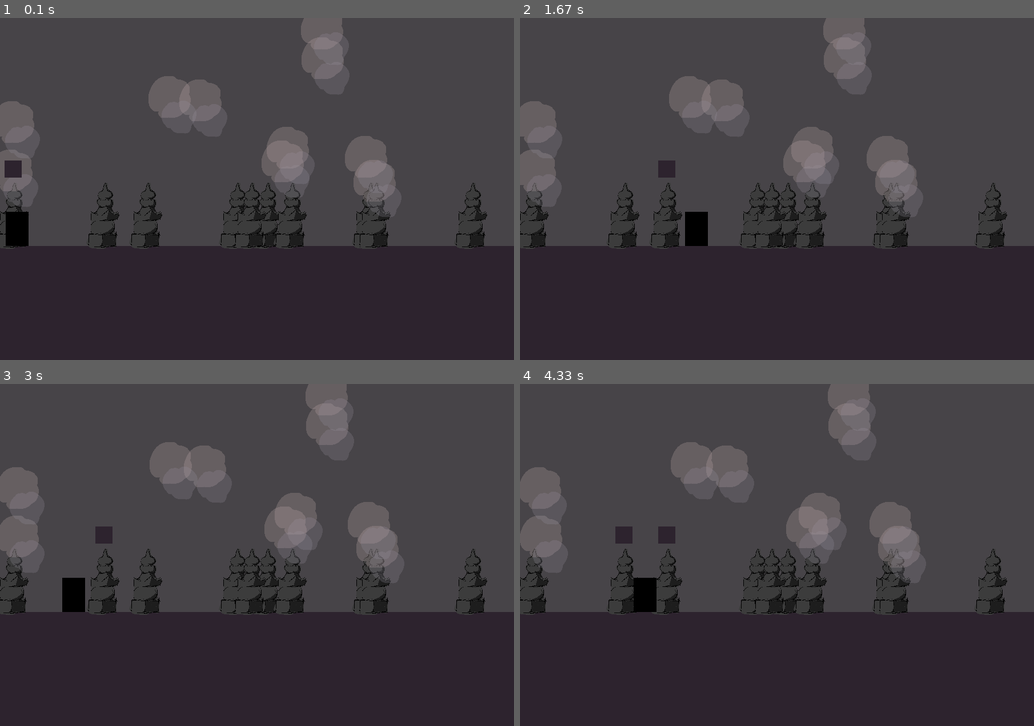
Above: before the commit, frames 1-4 (two rows, left to right).
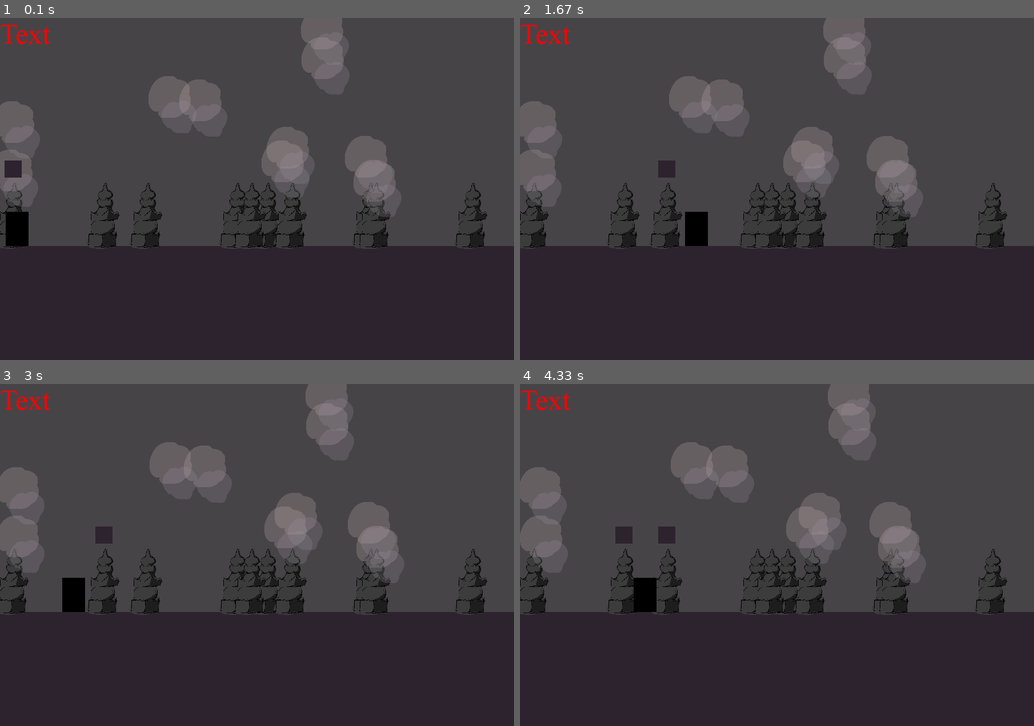
Above: after the commit, the same moments.

Repository: Lekitio/Pygame-first-game
Game: pygame game, started from main tutorial.py
The game is run twice, just before and just after one commit, with the same random seed, the same clock (stepped at 60 frames per second) and the same inputs.
Inputs:
- Up to frame 1 (0.1 s): no input
- Up to frame 2 (1.67 s): tap Z at 0.33 s; hold Right 0.67-1.13 s; hold Right 1.17-1.63 s
- Up to frame 3 (3 s): hold Left 1.67-2.2 s; hold Left 2.23-2.63 s; hold Right from 2.67 s (still down)
- Up to frame 4 (4.33 s): release Right at 3.3 s; hold Left 3.33-3.8 s; hold Right 3.83-4.3 s

The runs differ from the first frame. In frame 1, 0.2% of the frame differs, in the area x 0-10%, y 2-8%; in frame 2, 0.2%; in frame 3, 0.2%; in frame 4, 0.2%.

Commit message:
Realized I was calling self.rect.centery += self.velocity.y * delta_time twice in the code. Debugged and removed the one in the jump() method and adjusted the jump constants to recalibrate the jumping vibe

Diff:
--- a/main tutorial.py
+++ b/main tutorial.py
@@ -2,38 +2,6 @@
 from os.path import join
 from random import randint
 
-pygame.init()
-#"gets pygame started up"
-
-## Pygame display info: https://www.pygame.org/docs/ref/display.html#pygame.display.init
-WIDTH = 900
-HEIGHT = 600
-main_display = pygame.display.set_mode((WIDTH, HEIGHT))
-#this creates a screen, set_mode specifically
-
-pygame.display.set_caption("Game name")
-#this gives the window a name
-
-#importing all images
-japanese_pillar_1_surf = pygame.image.load(join("images", "Japanese_rock_pillar1.png")).convert_alpha()
-fog_nr_1_surf = pygame.image.load(join("images", "fog_nr_1.png")).convert_alpha()
-font = pygame.font.Font(None, 50)
-text_surf = font.render("Text", True, "red")
-
-clock = pygame.time.Clock() #caps the framerate, Otherwise it runs infinitely fast
-
-
-GRAVITY = 700
-
-def in_frame_checker(name, HEIGHT, WIDTH):
-    if name.rect.bottom >= HEIGHT:
-        name.rect.bottom = HEIGHT
-    if name.rect.top <= 0:
-        name.rect.top = 0 #gets rid of pesky bugs
-    if name.rect.right >= WIDTH:
-        name.rect.right = WIDTH
-    if name.rect.left <= 0:
-        name.rect.left = 0
 
 #making groups/classes/sprites
 class Player(pygame.sprite.Sprite):
@@ -41,34 +9,56 @@
         super().__init__(group)
         #this is like refering that you have parents I guess?
         #parent in this case is group
+
+        self.init_display()
+        self.init_movement()
+        self.init_jump()
+        self.init_slash()
+
+    #clean init
+    def init_movement(self):
+        self.speed = 300
+        self.velocity = pygame.math.Vector2(1, 1)
+
+    def init_display(self):
         w = 40
         h = 60
         self.image = pygame.Surface((w, h))
         self.rect = self.image.get_frect(bottomleft = (10, ground.top))
-        # self.velocity = pygame.math.Vector2(1, 0) #defult
-        self.speed = 300
-
-        #Physics
-        self.velocity = pygame.math.Vector2(1, 1)
-        #Jumping physics
-        self.on_ground = True
-        self.jump_force = 400
-
-        #Jump
-        self.can_jump = True
-        self.last_jump_time = 0
-        self.jump_cooldown = 100
-        self.current_jump_time = 0
-        self.landed = False #this isnt optimal
-        self.jump_key = pygame.K_z
-        self.jump_speed_cap = 600
-        self.jump_velocity_multiplier = 0.3
-        self.groundy = ground.top
-
-        #Slash
+
+    def init_slash(self):
         self.can_slash = True
         self.last_slash_time = 0
         self.cooldown_slash = 1000
+
+    def init_jump(self):
+        #variables ig?
+        self.can_jump = True
+        self.current_jump_time = 0
+        self.last_jump_time = 0
+        self.on_ground = True
+
+        #constants
+        self.jump_force = 800
+        self.jump_key = pygame.K_z
+        self.jump_cooldown = 100
+        self.jump_speed_cap = 600
+        self.jump_velocity_multiplier = 0.6
+
+        #pos
+        self.groundy = ground.top
+
+    #methods
+    def in_frame_checker(self, HEIGHT, WIDTH):
+        # @staticmethod uh i forgot how to use this nvm i dont need anymore
+        if self.rect.bottom >= HEIGHT:
+            self.rect.bottom = HEIGHT
+        if self.rect.top <= 0:
+            self.rect.top = 0 #gets rid of pesky bugs
+        if self.rect.right >= WIDTH:
+            self.rect.right = WIDTH
+        if self.rect.left <= 0:
+            self.rect.left = 0
 
     def can_jump_cooldown(self):
         if not self.can_jump:
@@ -90,22 +80,21 @@
 
         #if släppa and upwards
         if not keys[self.jump_key] and self.velocity.y < 0:
-            self.velocity.y *= 0.05
+            self.velocity.y *= 0.1
 
         # a speed cap
         self.velocity.y = min(self.jump_speed_cap, self.velocity.y)
 
-        #set actions into place
-        self.rect.centery += self.velocity.y * delta_time
-
-        if self.rect.bottom >= self.groundy:
+    def jump_collision_control(self):
+        if self.rect.bottom > self.groundy:
+            #Reason for this being below move and > rather than >= is because otherwise i will be below the ground when jumping -> if will be true -> fell directly -> no jumping.
             if self.on_ground == False:
                 self.last_jump_time = pygame.time.get_ticks()
             self.rect.bottom = self.groundy
             self.on_ground = True
+            self.velocity.y = 0
+            #Timer
             self.can_jump = False
-            self.velocity.y = 0
-
         self.can_jump_cooldown()
 
     def slash_timer(self):
@@ -117,14 +106,21 @@
     def update(self):
         #update() will run this
         keys = pygame.key.get_pressed() #this is a dictionary of all the keys
+
         self.velocity.x = keys[pygame.K_RIGHT]-keys[pygame.K_LEFT] #this jsut turns True -> 1, crazy
-        self.rect.centerx += self.velocity.x * self.speed * delta_time #can control speed
-        self.rect.centery += self.velocity.y * delta_time
-        in_frame_checker(player, HEIGHT, WIDTH) #makes sure its in frame
 
         #Getting inputs
         # jumping mechanism
         self.jump(keys, delta_time)
+
+        self.rect.centerx += self.velocity.x * self.speed * delta_time #can control speed
+        self.rect.centery += self.velocity.y * delta_time #confsuion, i have one in jump too
+
+        #collision controll + jump cooldown
+        self.jump_collision_control()
+
+        print(self.velocity.y, delta_time)
+        self.in_frame_checker(HEIGHT, WIDTH) #makes sure its in frame
 
         recent_keys = pygame.key.get_just_pressed()
         if recent_keys[pygame.K_SPACE] and self.can_slash:
@@ -149,24 +145,12 @@
     def __init__(self, image, groups):
         pos = (randint(0, WIDTH), ground.top + 30)
         super().__init__(image, pos, groups, scale=(100, 150))
-        #question if you grandparent gets updated then do you also update
-        # self.image = pygame.image.load(join("images", "Japanese_rock_pillar1.png")).convert_alpha()
-        #import every time, inefficient time
-
-
-        # self.image = pygame.transform.scale(image, (100, 150))
-        #bahahahhahaha you can squish the import
-        # self.rect = self.image.get_bounding_rect() This is what i should use honestly OR just fix the art from the beginning
-        # self.rect = self.image.get_frect(midbottom = (randint(0, WIDTH), ground.top + 30))
-        # its currently transparent so i need to move it down, hardcoded
+        #question if you grandparent gets updated then do you also update # self.image = pygame.image.load(join("images", "Japanese_rock_pillar1.png")).convert_alpha() #import every time, inefficient time # self.image = pygame.transform.scale(image, (100, 150)) #bahahahhahaha you can squish the import # self.rect = self.image.get_bounding_rect() This is what i should use honestly OR just fix the art from the beginning # self.rect = self.image.get_frect(midbottom = (randint(0, WIDTH), ground.top + 30)) # its currently transparent so i need to move it down, hardcoded
 
 class Fog(GameObjects): #Since its so similar i can jst call to a parent class
     def __init__(self, image, groups):
-        pos = (randint(0, WIDTH), randint(100, ground.top +30))
-        super().__init__(image, pos, groups, scale_by=0.1) #refers to parent
-        # self.image = image
-        # self.image = pygame.transform.scale_by(self.image, 0.1)
-        # self.rect = self.image.get_frect(midbottom = (randint(0, WIDTH), randint(100, ground.top +30)))
+        pos = (randint(0, WIDTH), randint(100, ground.top + 30))
+        super().__init__(image, pos, groups, scale_by=0.1) #calling parent
 
         self.velocity = pygame.math.Vector2(1, 0)
         self.speed = randint(1, 5)
@@ -184,25 +168,49 @@
         pygame.draw.rect(main_display, floor_color, pygame.FRect(pillar.rect.centerx-10, pillar.rect.top-30, 30, 30))
 
 
-all_sprites = pygame.sprite.Group()
-#holds and manages all sprites, grandparent
-
+pygame.init()
+#"gets pygame started up"
+
+#initial display
+## Pygame display info: https://www.pygame.org/docs/ref/display.html#pygame.display.init
+WIDTH, HEIGHT = 900, 600
+main_display = pygame.display.set_mode((WIDTH, HEIGHT))
+#this creates a screen, set_mode specifically
+
+pygame.display.set_caption("Game name")
+#this gives the window a name
+
+#importing all images
+japanese_pillar_1_surf = pygame.image.load(join("images", "Japanese_rock_pillar1.png")).convert_alpha()
+fog_nr_1_surf = pygame.image.load(join("images", "fog_nr_1.png")).convert_alpha()
+font = pygame.font.Font(join("images", "times.ttf"), 50)
+text_surf = font.render("Text", True, "red")
+
+clock = pygame.time.Clock() #caps the framerate, Otherwise it runs infinitely fast
+
+#constant
+GRAVITY = 1300
+#colors
 grey = (71, 68, 72) #colors the screen main_display.fill(grey). But i wanna do it constantly so into the game
-
+floor_color = (45, 35, 46)
+
+#displays and blocks and surfces
 #Makes the floor rectangle
-floor_color = (45, 35, 46)
 ground = pygame.Rect(0, 400, 900, 500)
 
-#creating objects, order matter.
-#   created first -> gets covered.
+#sprite creating&grouping
+all_sprites = pygame.sprite.Group()#holds and manages all sprites, grandparent/super()
 japanese_pillar_1_sprites = pygame.sprite.Group() #more organised, usually for usually gonna get acessed but not as often as ex, player. Stuff
+all_fog_sprites = pygame.sprite.Group()
+
+#creating objects, order matter. created first -> gets covered.
 for i in range(10):
     Object1(japanese_pillar_1_surf, (all_sprites, japanese_pillar_1_sprites))
 player = Player(all_sprites)
 
-all_fog_sprites = pygame.sprite.Group()
 for i in range(10):
     Fog(fog_nr_1_surf, (all_sprites, all_fog_sprites))
+
 
 # pygame.FRect((0, 520), (900, 300))
 #FRects are rectangles but with decimals -> more precise #Rectangles can give you acess to a bunch of useful points of the rectangle -> less math #for storing coordinates
@@ -233,8 +241,9 @@
     all_sprites.draw(main_display)
 #.update() - updates every spite, inbyggd in sprite to appear or something #.draw() blit the sprite images #gets everything in the group to appear i guess
     collision_pillar(japanese_pillar_1_sprites)
-
+    # pygame.display.draw(main_display, font)
     # main_display.blit(fog_1)
+    main_display.blit(text_surf)
     pygame.display.update()
     #updates background every loop
 
Binary file added: images/times.ttf
